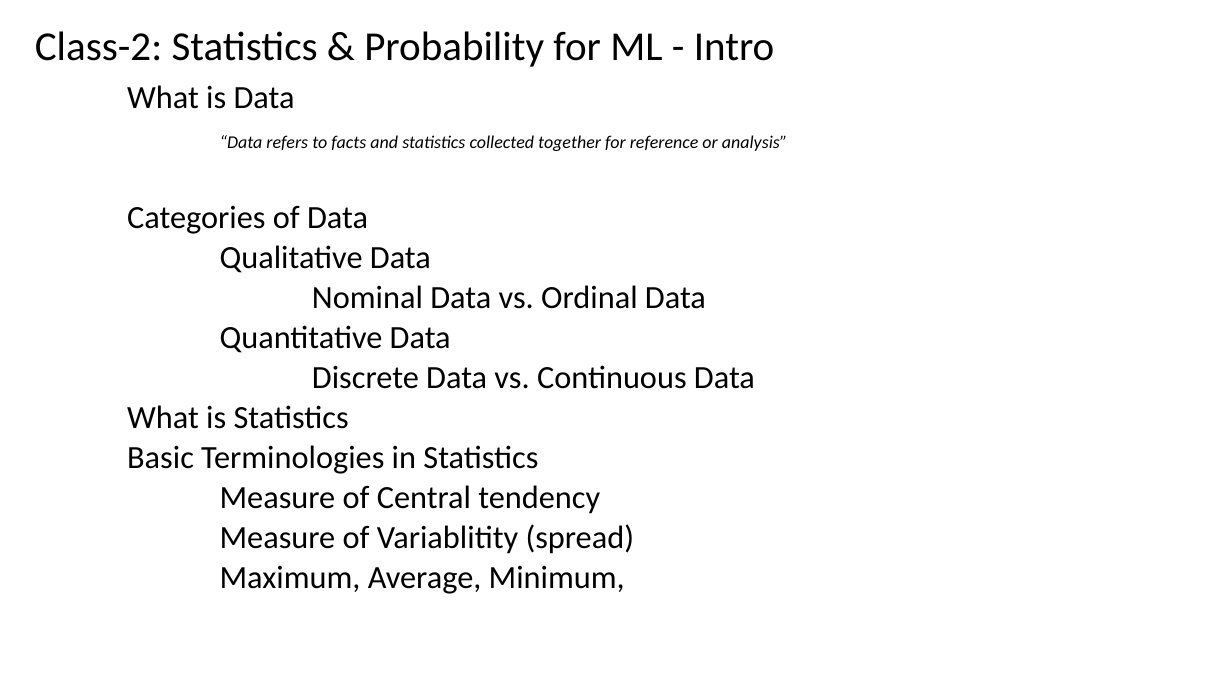
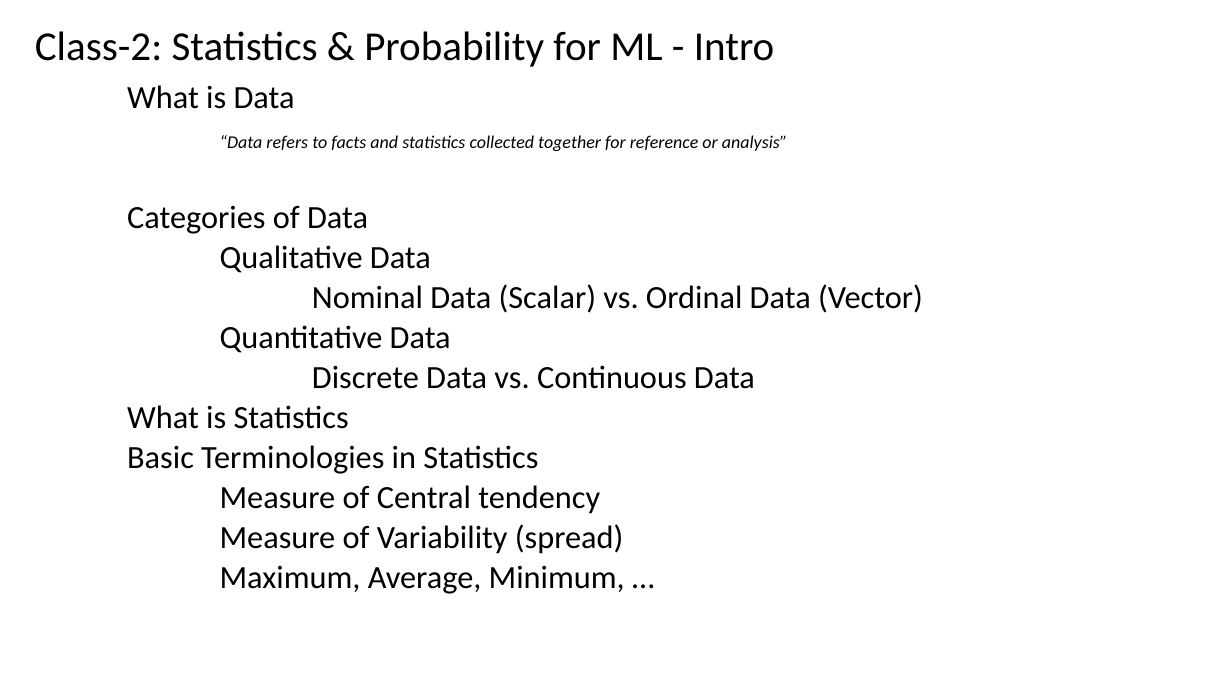
Before and after one commit to renshan2/accesspy, a slide deck: slide 15 of AI-ML-DL/Machine Learning.pptx. Drawn at 1232x693 pixels with LibreOffice and Linux fonts; fonts in the diff are those of the drawing. Boxes give left, top, right and bottom in pixels: in the first picture for what was removed or moved away, otherwise in the second. Text is boxed around its words. In the diff, an @@ line names an element or a change of style, - is before the commit and + after.

```diff
--- a/AI-ML-DL/Machine Learning.pptx
+++ b/AI-ML-DL/Machine Learning.pptx
@@ subtitle at bbox=[312, 284, 923, 313]: text changed @@
-Nominal Data vs. Ordinal Data
+Nominal Data (Scalar) vs. Ordinal Data (Vector)
@@ subtitle at bbox=[220, 524, 625, 594]: text changed @@
-Measure of Variablitity (spread)
-Maximum, Average, Minimum,
+Measure of Variability (spread)
+Maximum, Average, Minimum, …
```
Also in this commit, not shown: 12 other slides changed, 2 slides added, 2 other files.
